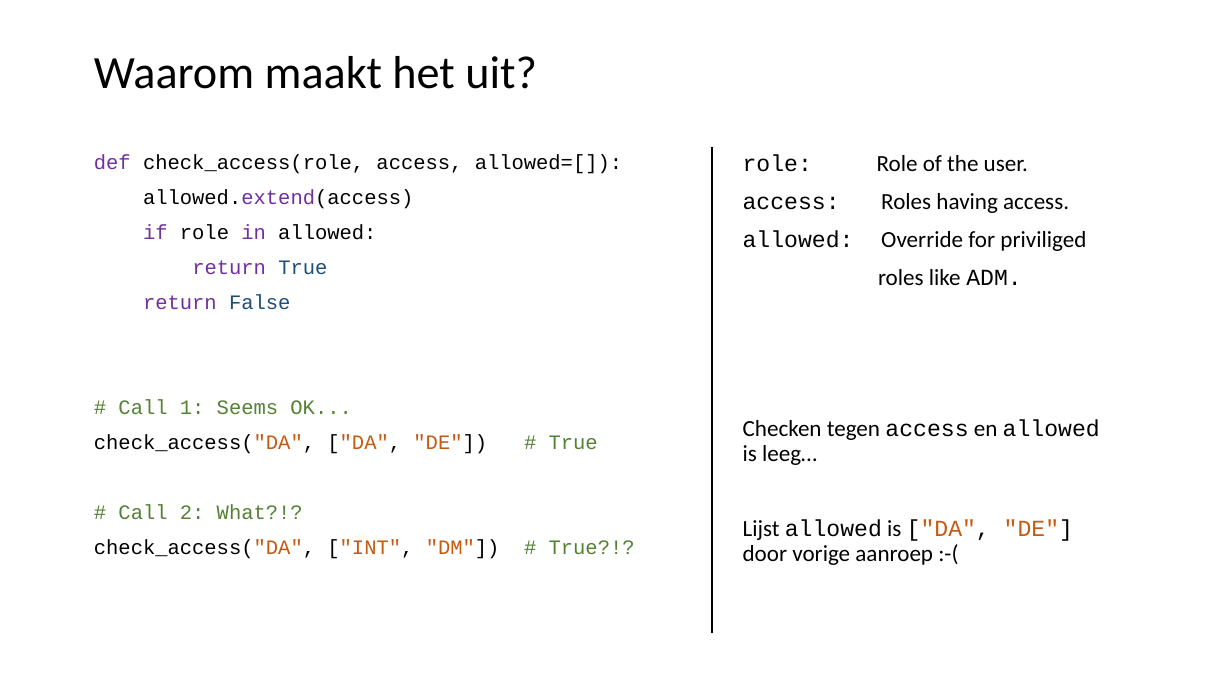
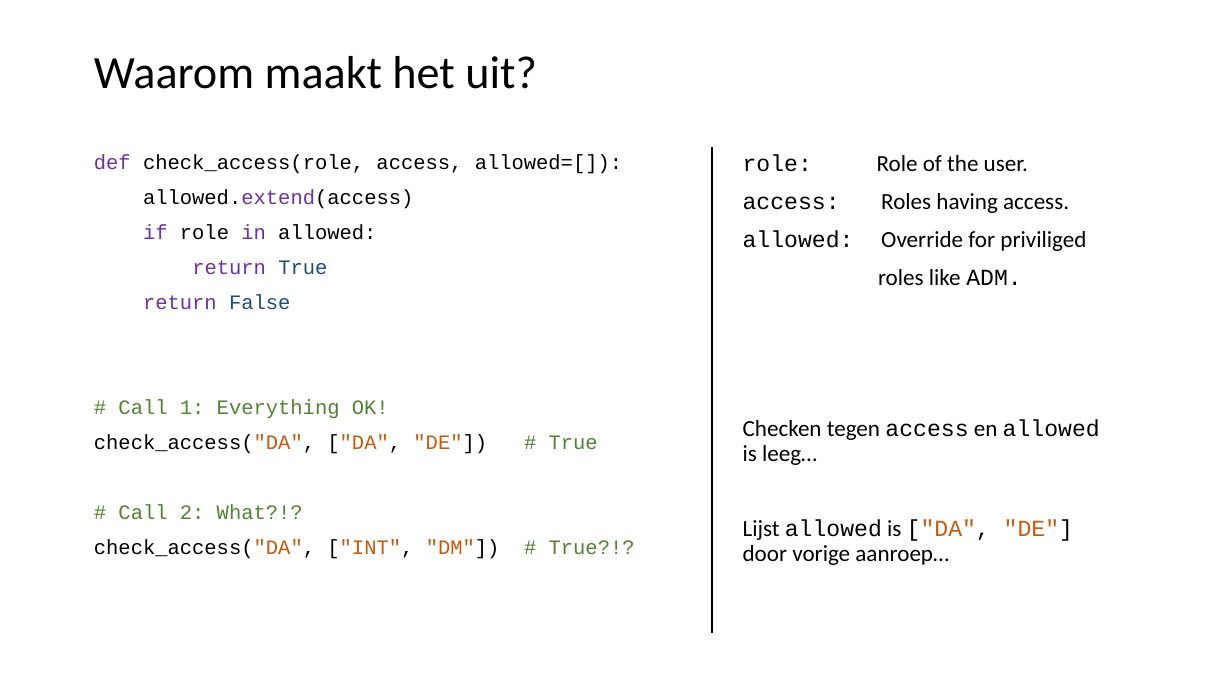
Before and after one commit to LFKoning/knowledge-sharing, a slide deck: slide 36 of python_course_4p/2_syntax_classes/2_syntax_classes.pptx. Drawn at 1232x693 pixels with LibreOffice and Linux fonts; fonts in the diff are those of the drawing. Boxes give left, top, right and bottom in pixels: in the first picture for what was removed or moved away, otherwise in the second. Text is boxed around its words. In the diff, an @@ line names an element or a change of style, - is before the commit and + after.

```diff
--- a/python_course_4p/2_syntax_classes/2_syntax_classes.pptx
+++ b/python_course_4p/2_syntax_classes/2_syntax_classes.pptx
@@ text at (118, 399, 389, 419): text changed @@
-# Call 1: Seems OK...
+# Call 1: Everything OK!
@@ text at (743, 520, 1073, 565): text changed @@
-Lijst allowed is ["DA", "DE"] door vorige aanroep :-(
+Lijst allowed is ["DA", "DE"] door vorige aanroep…
```
Also in this commit, not shown: 9 other slides changed, 8 other files.
